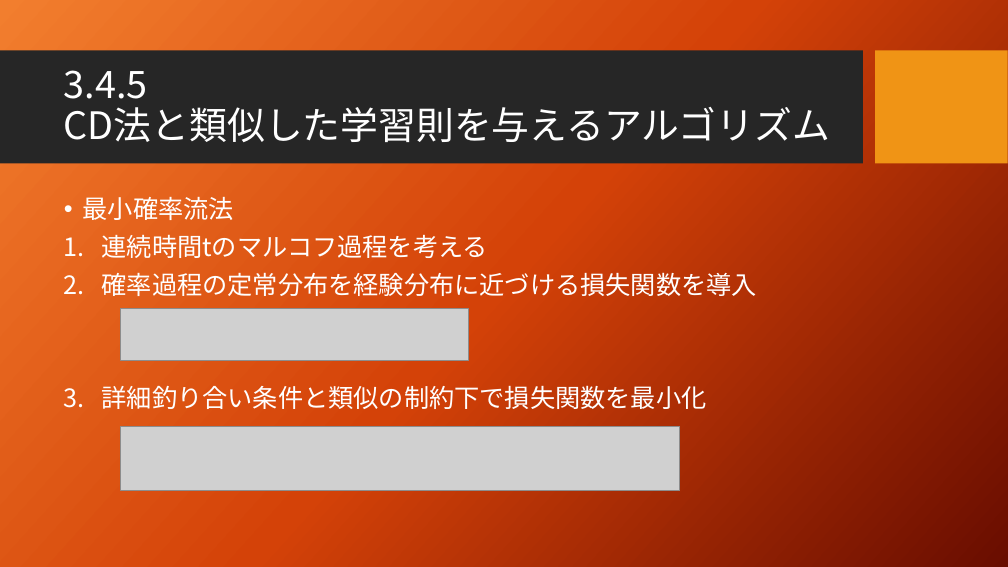
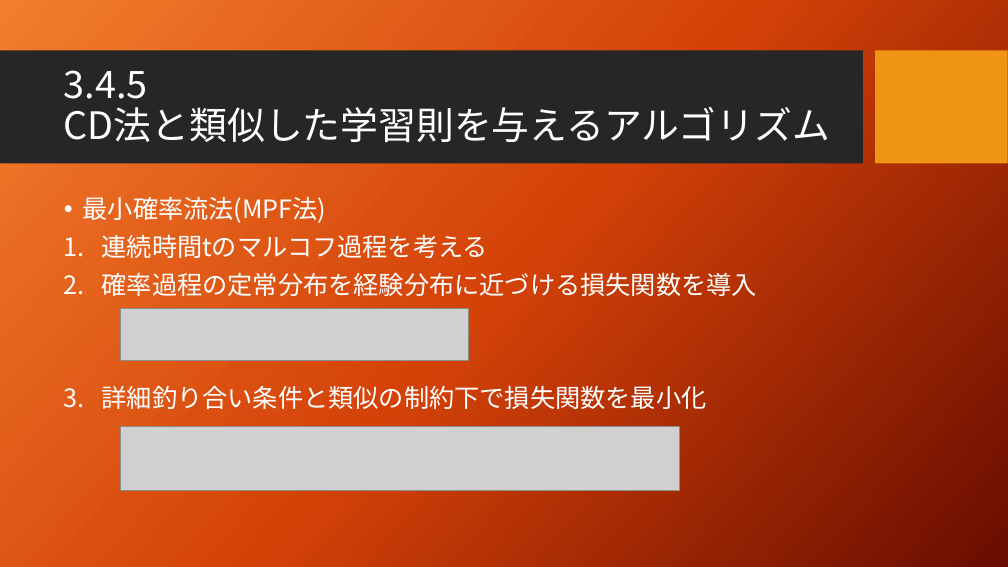
Before and after one commit to seigenji/deep_learning, a slide deck: slide 9 of deep_learning3.4.pptx. Drawn at 1008x567 pixels with LibreOffice and Linux fonts; fonts in the diff are those of the drawing; grey boxes stand for pictures; background and template pictures are left out. Boxes give left, top, right and bottom in pixels: in the first picture for what was removed or moved away, otherwise in the second. Text is boxed around its words. In the diff, an @@ line names an element or a change of style, - is before the commit and + after.

Commit message:
3.4.5まで　MPF法の利点

```diff
--- a/deep_learning3.4.pptx
+++ b/deep_learning3.4.pptx
@@ text at [83, 197, 327, 223]: text changed @@
-• 最小確率流法
+• 最小確率流法(MPF法)
```
Also in this commit, not shown: 1 other slide changed, 1 slide added.
